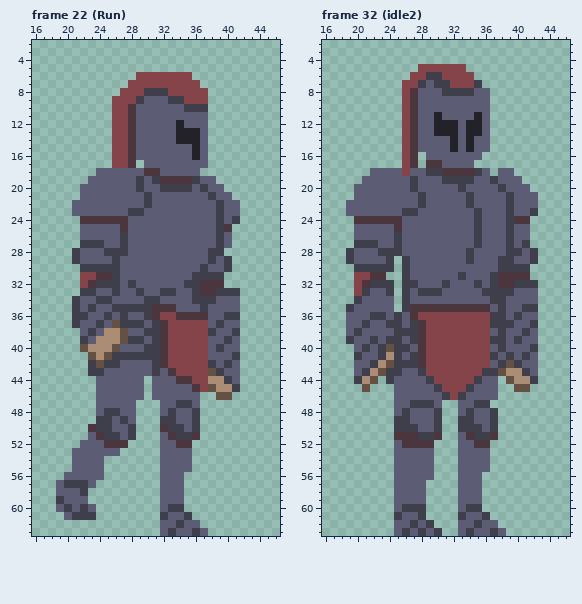
Edited in one commit: pixel-art file (Aseprite/MainCharacter.aseprite). This is how it looked before the edit.
64x64 pixels, 37 frames. Shown: frame 22 (Run): x 16..46, y 2..63; frame 32 (idle2): x 16..46, y 2..63. The commit also changed other frames, which this record leaves out.
New version:
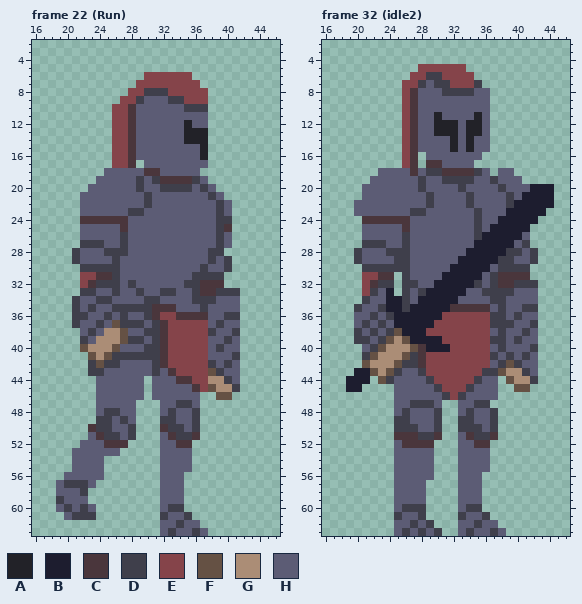
Palette (. is transparent): A #222228  B #1d1d2f  C #4a363c  D #3f3f4b  E #85444a  F #655144  G #ab8d76  H #5c5c75
Message: [CambiosDeMainCharacterYPalette]
Difference:
layer "Layer 1" added
Changed rows in their new state; - is an unchanged pixel.
Frame 22 (Run), layers "Brazo Der", "Brazo Izq", "Cabeza":
first column x 21:
 6 --------.------------
 7 -------.-------------
 8 ------.--------------
 9 -----.---------------
12 -------------HA------
13 -------------H--A----
14 -------------H--A----
15 ---------------HA----
16 ---------------HA----
18 ---.-----------------
19 --.--------------.---
20 -.----------------.--
21 -------------------.-
22 .-------------------.
23 .-------------------.
24 -------------------D.
Frame 32 (idle2), layers "Brazo Der", "Layer 1", "Torso":
first column x 19:
18 ---.---HC-----------------
19 --.-----HD----------------
20 -.------HD-------------BBB
21 -.-------HD-----------BBBB
22 .--------HD----------BBBBB
23 .------H-D----------BBBBB-
24 -.-----C-----------BBBBB--
25 -.----HC----------BBBBB---
26 -.----HD---------BBBBB----
27 -.--D-HD--------BBBBB-----
28 .D--H--D-------BBBBB------
29 .D---HD-------BBBBB-------
30 -.----D------BBBBB--------
31 -.-E-C------BBBBB---------
32 -.EC-------BBBBB----------
33 -.ED-B----BBBBB-----------
34 -.D--BB--BBBBB------------
35 .D--DBB-BBBBB-------------
36 .---HDBBBBBB--------------
37 .---DHBBBBB---------------
38 .--D-DFBBB----------------
39 .DDHDFGFBBBB--------------
40 -.HDFGGGF-BBB-------------
41 -.DFG-GF------------------
42 -.FG-GF-------------------
43 -BBFGF--------------------
44 BBB.F---------------------
45 BB.-----------------------
Where, in picture pixels (left, top, right, bottom), the same in both pictures:
erased: (112, 72, 144, 104)
changed: (176, 120, 240, 224)
erased: (72, 168, 104, 216)
changed: (346, 168, 554, 392)
